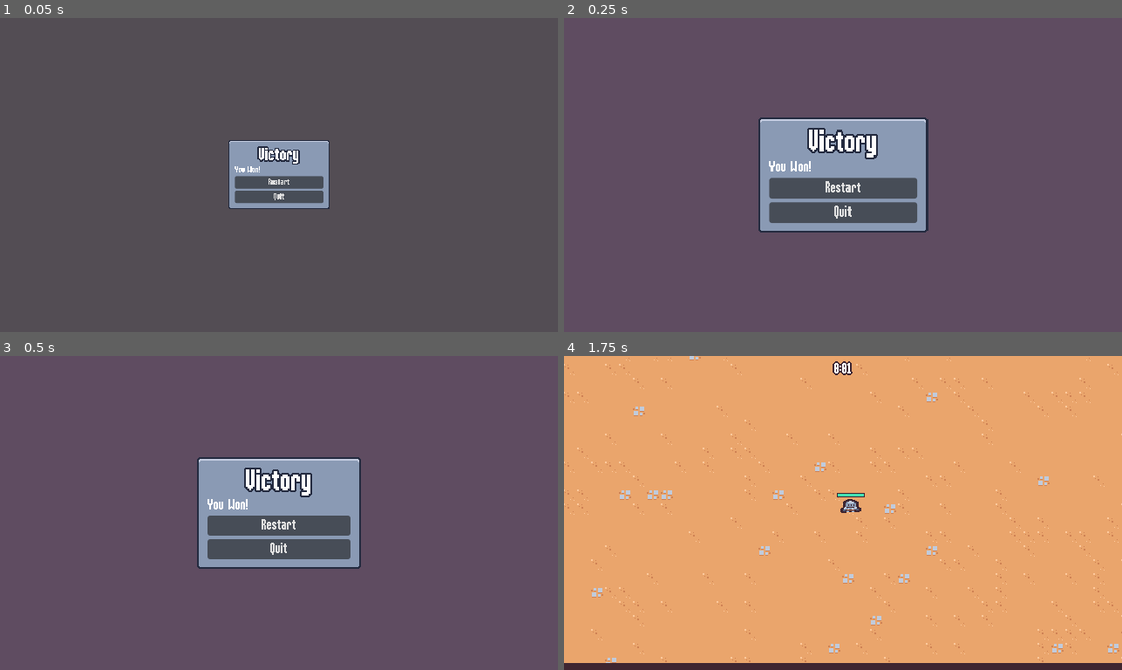
Above: before the commit, frames 1-4 (two rows, left to right).
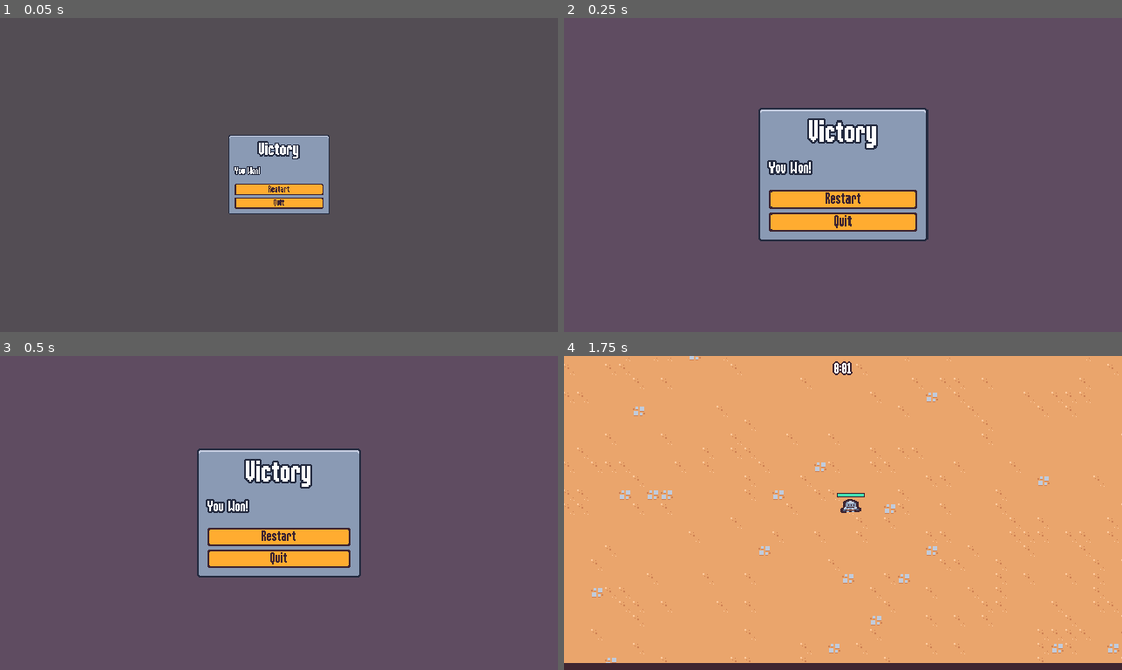
Above: after the commit, the same moments.

Repository: Marllon-Freitas/rogue-like-style-game
Game: Godot game, scene res://scenes/ui/end_screen.tscn
Two runs of this game, one before a commit and one after it. Both use one fixed random seed, a clock stepped at 60 frames per second and the inputs below. This scene is started directly instead of the project's main scene.
Inputs (mouse positions are in pixels of both pictures, inside the frame that each line leads up to):
- Up to frame 1 (0.05 s): no input
- Up to frame 2 (0.25 s): no input
- Up to frame 3 (0.5 s): no input
- Up to frame 4 (1.75 s): click "Restart" at 0.5 s; tap Enter at 1.25 s; move the mouse to (965, 497) at 1.27 s; press the mouse at (965, 497) at 1.28 s; hold D (move_right) from 1.28 s (still down)

The runs differ from the first frame. In frame 1, 2.8% of the frame differs, in the area x 40-60%, y 37-63%; in frame 2, 7.9%, in the area x 34-66%, y 28-72%; in frame 3, 7.3%; in frame 4, nothing differs.

Commit message:
feat: adding style to the buttons

Diff:
--- a/resources/theme/theme.tres
+++ b/resources/theme/theme.tres
@@ -14,6 +14,24 @@
 texture_margin_right = 1.0
 texture_margin_bottom = 1.0
 region_rect = Rect2(21, 3, 12, 12)
+
+[sub_resource type="StyleBoxEmpty" id="StyleBoxEmpty_helf3"]
+
+[sub_resource type="StyleBoxTexture" id="StyleBoxTexture_nj412"]
+texture = ExtResource("1_2ug8t")
+texture_margin_left = 3.0
+texture_margin_top = 3.0
+texture_margin_right = 3.0
+texture_margin_bottom = 3.0
+region_rect = Rect2(20, 23, 8, 8)
+
+[sub_resource type="StyleBoxTexture" id="StyleBoxTexture_l170d"]
+texture = ExtResource("1_2ug8t")
+texture_margin_left = 3.0
+texture_margin_top = 3.0
+texture_margin_right = 3.0
+texture_margin_bottom = 3.0
+region_rect = Rect2(6, 23, 8, 8)
 
 [sub_resource type="StyleBoxTexture" id="StyleBoxTexture_x282y"]
 texture = ExtResource("1_2ug8t")
@@ -31,6 +49,12 @@
 default_font_size = 16
 AlternatePanelContainer/base_type = &"PanelContainer"
 AlternatePanelContainer/styles/panel = SubResource("StyleBoxTexture_2e1sn")
+Button/colors/font_color = Color(0.247059, 0.14902, 0.192157, 1)
+Button/colors/font_focus_color = Color(0.247059, 0.14902, 0.192157, 1)
+Button/colors/font_hover_color = Color(0.741176, 0.423529, 0.290196, 1)
+Button/styles/focus = SubResource("StyleBoxEmpty_helf3")
+Button/styles/hover = SubResource("StyleBoxTexture_nj412")
+Button/styles/normal = SubResource("StyleBoxTexture_l170d")
 Label/constants/line_spacing = 0
 PanelContainer/styles/panel = SubResource("StyleBoxTexture_x282y")
 ProgressBar/styles/background = SubResource("StyleBoxFlat_n1lqo")
--- a/scenes/ui/end_screen.tscn
+++ b/scenes/ui/end_screen.tscn
@@ -98,6 +98,7 @@
 
 [node name="VBoxContainer" type="VBoxContainer" parent="MarginContainer/PanelContainer/MarginContainer"]
 layout_mode = 2
+theme_override_constants/separation = 16
 
 [node name="TitleLabel" type="Label" parent="MarginContainer/PanelContainer/MarginContainer/VBoxContainer"]
 unique_name_in_owner = true
@@ -115,15 +116,23 @@
 [node name="DescriptionLabel" type="Label" parent="MarginContainer/PanelContainer/MarginContainer/VBoxContainer"]
 unique_name_in_owner = true
 layout_mode = 2
+theme_override_colors/font_shadow_color = Color(0.141176, 0.168627, 0.25098, 1)
+theme_override_colors/font_outline_color = Color(0.141176, 0.168627, 0.25098, 1)
+theme_override_constants/shadow_offset_x = 0
+theme_override_constants/shadow_offset_y = 0
+theme_override_constants/outline_size = 8
 text = "You Won!
 "
 
-[node name="RestartButton" type="Button" parent="MarginContainer/PanelContainer/MarginContainer/VBoxContainer"]
+[node name="VBoxContainer" type="VBoxContainer" parent="MarginContainer/PanelContainer/MarginContainer/VBoxContainer"]
+layout_mode = 2
+
+[node name="RestartButton" type="Button" parent="MarginContainer/PanelContainer/MarginContainer/VBoxContainer/VBoxContainer"]
 unique_name_in_owner = true
 layout_mode = 2
 text = "Restart"
 
-[node name="QuitButton" type="Button" parent="MarginContainer/PanelContainer/MarginContainer/VBoxContainer"]
+[node name="QuitButton" type="Button" parent="MarginContainer/PanelContainer/MarginContainer/VBoxContainer/VBoxContainer"]
 unique_name_in_owner = true
 layout_mode = 2
 text = "Quit"
Not shown: 1 places in resources/theme/theme.tres that only renumber resources
